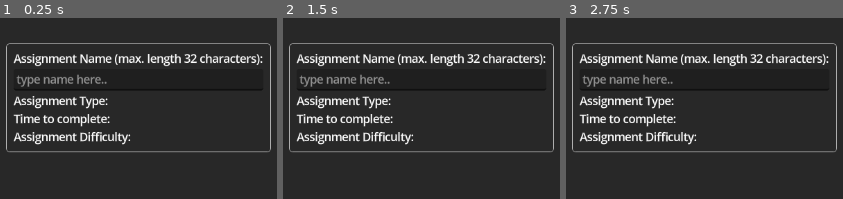
Above: before the commit, frames 1-3 (left to right).
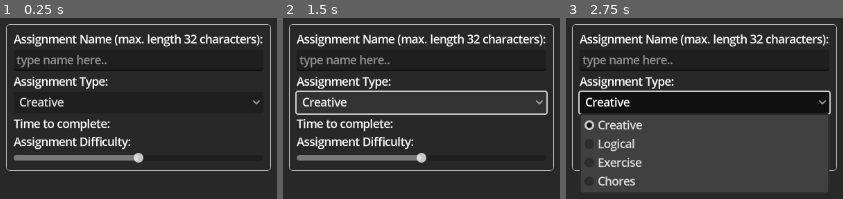
Above: after the commit, the same moments.

Repository: TheLinkNing/Gameify_App_Tek_Projekt
Game: Godot game, scene res://Scenes/assignment_input.tscn
Two runs of this game, one before a commit and one after it. Both use one fixed random seed, a clock stepped at 60 frames per second and the inputs below. The project has no main scene, so this scene is started directly.
Inputs (mouse positions are in pixels of both pictures, inside the frame that each line leads up to):
- Up to frame 1 (0.25 s): no input
- Up to frame 2 (1.5 s): click (421, 103) at 0.5 s, where only the run after the commit has a clickable "Creative"; click (421, 103) at 1.25 s, where only the run after the commit has a clickable "Creative"
- Up to frame 3 (2.75 s): click (704, 103) at 2 s, where only the run after the commit has a clickable "Creative"

The runs differ from the first frame. In frame 1, 15% of the frame differs, in the area x 2-98%, y 3-85%; in frame 2, 17%; in frame 3, 15%.

Commit message:
Update assignment_input.tscn

Diff:
--- a/Scenes/assignment_input.tscn
+++ b/Scenes/assignment_input.tscn
@@ -77,6 +77,21 @@
 size_flags_vertical = 0
 text = "Assignment Type:"
 
+[node name="OptionButton" type="OptionButton" parent="container/edger/mother_seperator/ass_type"]
+layout_mode = 2
+size_flags_vertical = 4
+selected = 0
+allow_reselect = true
+item_count = 4
+popup/item_0/text = "Creative"
+popup/item_0/id = 0
+popup/item_1/text = "Logical"
+popup/item_1/id = 1
+popup/item_2/text = "Exercise"
+popup/item_2/id = 2
+popup/item_3/text = "Chores"
+popup/item_3/id = 3
+
 [node name="time_comp" type="VBoxContainer" parent="container/edger/mother_seperator"]
 layout_mode = 2
 
@@ -94,3 +109,8 @@
 size_flags_horizontal = 0
 size_flags_vertical = 0
 text = "Assignment Difficulty:"
+
+[node name="HSlider" type="HSlider" parent="container/edger/mother_seperator/ass_diff"]
+layout_mode = 2
+max_value = 4.0
+value = 2.0
